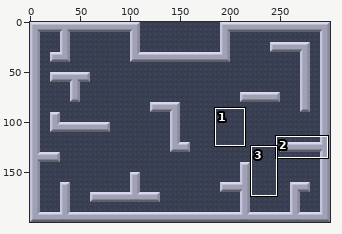
Edited in one commit: sprite sheet (Battle_Tanks/assets/maps/map4.png). Above: a wide view before the commit, with the close-up outlined.
Close-up. Old version:
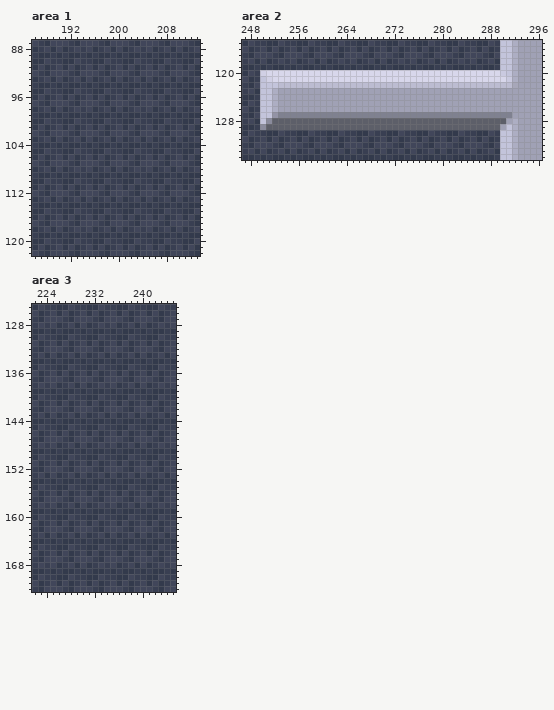
The file is 300x200 pixels. Colours within 5 levels of each other are drawn and written as one. Shown: area 1: x 186..213, y 87..122; area 2: x 247..296, y 115..134; area 3: x 222..245, y 125..172. The commit also changed other parts of the picture, which this record leaves out.
The same view after the edit:
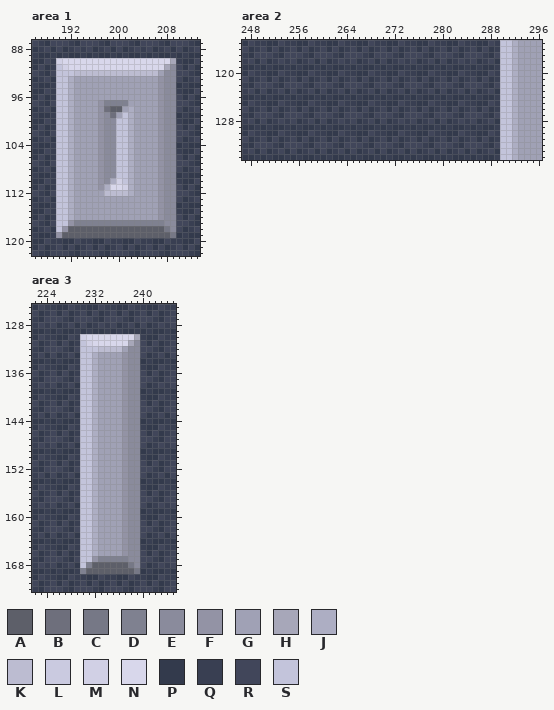
Palette (. is transparent): A #5d5f69  B #6e6f7c  C #767886  D #7f8190  E #8a8b9c  F #9393a5  G #a0a1b5  H #a7a7b9  J #adaec3  K #bcbcd1  L #cacae0  M #d1d0e5  N #d8d7eb  P #333a4c  Q #393f52  R #41465a  S #c3c4db
From old to new:
Area 1:
y 90: x 190..209 QPPRQQPPRQQPPRQQPPRQ -> MNNNNNNNNNNNNNNNNNNH
y 91: x 190..209 RPRPQRPRPQRPRPQRPRPQ -> SMNNNNNNNNNNNNNNNNHE
y 92: x 190..209 RRQPRRRQPRRRQPRRRQPR -> SSSKKKKKKKKKKKKKKGEE
y 93: x 190..209 RPQRPRPQRPRPQRPRPQRP -> SSJGGGGGGGGGGGGGGFEE
y 94: x 190..209 PQPPQPQPPQPQPPQPQPPQ -> SSJGGGGGGGGGGGGGGFEE
y 95: x 190..209 QPPRQQPPRQQPPRQQPPRQ -> SSJGGGGGGGGGGGGGGFEE
y 96: x 190..209 RPRPQRPRPQRPRPQRPRPQ -> SSJGGGGGGGGGGGGGGFEE
y 97: x 190..209 RRQPRRRQPRRRQPRRRQPR -> SSJGGGGFDDDDGGGGGFEE
y 98: x 190..209 RPQRQRPQRPRPQRQRPQRP -> SSJGGGGFBAAGJGGGGFEE
y 99: x 190..209 PQPPQPQPPQPQPPQPQPPQ -> SSJGGGGFEBGSJGGGGFEE
y 100: x 190..209 QPPRQQPPRQQPPRQQPPRQ -> SSJGGGGFEESSJGGGGFEE
y 101: x 190..209 RPRPQRPRPQRPRPQRPRPQ -> SSJGGGGFEESSJGGGGFEE
y 102: x 190..209 RRQPRRRQPRRRQPRRRQPR -> SSJGGGGFEESSJGGGGFEE
y 103: x 190..209 RPQRPRPQRPRPQRPRPQRP -> SSJGGGGFEESSJGGGGFEE
y 104: x 190..209 PQPPQPQPPQPQPPQPQPPQ -> SSJGGGGFEESSJGGGGFEE
y 105: x 190..209 QPPRQQPPRQQPPRQQPPRQ -> SSJGGGGFEESSJGGGGFEE
y 106: x 190..209 RPRPQRPRPQRPRPQRPRPQ -> SSJGGGGFEESSJGGGGFEE
y 107: x 190..209 RRQPRRRQPRRRQPRRRQPR -> SSJGGGGFEESSJGGGGFEE
y 108: x 190..209 RPQRQRPQRPRPQRQRPQRP -> SSJGGGGFEESSJGGGGFEE
y 109: x 190..209 PQPPQPQPPQPQPPQPQPPQ -> SSJGGGGFEESSJGGGGFEE
y 110: x 190..209 QPPRQQPPRQQPPRQQPPRQ -> SSJGGGGFEJMSJGGGGFEE
y 111: x 190..209 RPRPQRPRPQRPRPQRPRPQ -> SSJGGGGFJNNMJGGGGFEE
y 112: x 190..209 RRQPRRRQPRRRQPRRRQPR -> SSJGGGGGKKKKJGGGGFEE
y 113: x 190..209 RPQRPRPQRPRPQRPRPQRP -> SSJGGGGGGGGGGGGGGFEE
y 114: x 190..209 PQPPQPQPPQPQPPQPQPPQ -> SSJGGGGGGGGGGGGGGFEE
y 115: x 190..209 QPPRQQPPRQQPPRQQPPRQ -> SSJGGGGGGGGGGGGGGFEE
y 116: x 190..209 RPRPQRPRPQRPRPQRPRPQ -> SSJGGGGGGGGGGGGGGFEE
y 117: x 190..209 RRQPRRRQPRRRQPRRRQPR -> SSFDDDDDDDDDDDDDDDEE
y 118: x 190..209 RPQRQRPQRPRPQRQRPQRP -> SFAAAAAAAAAAAAAAAACE
y 119: x 190..209 PQPPQPQPPQPQPPQPQPPQ -> FAAAAAAAAAAAAAAAAAAC
Area 2:
y 120: x 250..290 MNNNNNNNNNNNNNNNNNNNNNNNNNNNNNNNNNNNNNNNL -> QPPRQQPPRQQPPRQQPPRQQPPRQQPPRQQPPRQQPPRQS
y 121: x 250..291 SMNNNNNNNNNNNNNNNNNNNNNNNNNNNNNNNNNNNNNNNL -> RPRPQRPRPQRPRPQRPRPQRPRPQRPRPQRPRPQRPRPQSS
y 122: x 250..292 SSSKKKKKKKKKKKKKKKKKKKKKKKKKKKKKKKKKKKKKKKH -> RRQPRRRQPRRRQPRRRQPRRRQPRRRQPRRRQPRRRQPRSSJ
y 123: x 250..292 SSJGGGGGGGGGGGGGGGGGGGGGGGGGGGGGGGGGGGGGGGG -> RPQRPRPQRPRPQRPRPQRPRPQRPRPQRPRPQRPRPQRPSSJ
y 124: x 250..292 SSJGGGGGGGGGGGGGGGGGGGGGGGGGGGGGGGGGGGGGGGG -> PQPPQPQPPQPQPPQPQPPQPQPPQPQPPQPQPPQPQPPQSSJ
y 125: x 250..292 SSJGGGGGGGGGGGGGGGGGGGGGGGGGGGGGGGGGGGGGGGG -> QPPRQQPPRQQPPRQQPPRQQPPRQQPPRQQPPRQQPPRQSSJ
y 126: x 250..292 SSJGGGGGGGGGGGGGGGGGGGGGGGGGGGGGGGGGGGGGGGG -> RPRPQRPRPQRPRPQRPRPQRPRPQRPRPQRPRPQRPRPQSSJ
y 127: x 250..292 SSFDDDDDDDDDDDDDDDDDDDDDDDDDDDDDDDDDDDDDDDG -> RRQPRRRQPRRRQPRRRQPRRRQPRRRQPRRRQPRRRQPRSSJ
y 128: x 250..291 SEAAAAAAAAAAAAAAAAAAAAAAAAAAAAAAAAAAAAAAAG -> RPQRQRPQRPRPQRQRPQRPRPQRQRPQRPRPQRQRPQRPSS
y 129: x 250..290 EAAAAAAAAAAAAAAAAAAAAAAAAAAAAAAAAAAAAAAAG -> PQPPQPQPPQPQPPQPQPPQPQPPQPQPPQPQPPQPQPPQS
Area 3:
y 130: x 230..239 QPPRQQPPRQ -> MNNNNNNNNH
y 131: x 230..239 RPRPQRPRPQ -> SMNNNNNNHE
y 132: x 230..239 RRQPRRRQPR -> SSSKKKKGEE
y 133: x 230..239 RPQRPRPQRP -> SSJGGGGFEE
y 134: x 230..239 PQPPQPQPPQ -> SSJGGGGFEE
y 135: x 230..239 QPPRQQPPRQ -> SSJGGGGFEE
y 136: x 230..239 RPRPQRPRPQ -> SSJGGGGFEE
y 137: x 230..239 RRQPRRRQPR -> SSJGGGGFEE
y 138: x 230..239 RPQRQRPQRP -> SSJGGGGFEE
y 139: x 230..239 PQPPQPQPPQ -> SSJGGGGFEE
y 140: x 230..239 QPPRQQPPRQ -> SSJGGGGFEE
y 141: x 230..239 RPRPQRPRPQ -> SSJGGGGFEE
y 142: x 230..239 RRQPRRRQPR -> SSJGGGGFEE
y 143: x 230..239 RPQRPRPQRP -> SSJGGGGFEE
y 144: x 230..239 PQPPQPQPPQ -> SSJGGGGFEE
y 145: x 230..239 QPPRQQPPRQ -> SSJGGGGFEE
y 146: x 230..239 RPRPQRPRPQ -> SSJGGGGFEE
y 147: x 230..239 RRQPRRRQPR -> SSJGGGGFEE
y 148: x 230..239 RPQRQRPQRP -> SSJGGGGFEE
y 149: x 230..239 PQPPQPQPPQ -> SSJGGGGFEE
y 150: x 230..239 QPPRQQPPRQ -> SSJGGGGFEE
y 151: x 230..239 RPRPQRPRPQ -> SSJGGGGFEE
y 152: x 230..239 RRQPRRRQPR -> SSJGGGGFEE
y 153: x 230..239 RPQRPRPQRP -> SSJGGGGFEE
y 154: x 230..239 PQPPQPQPPQ -> SSJGGGGFEE
y 155: x 230..239 QPPRQQPPRQ -> SSJGGGGFEE
y 156: x 230..239 RPRPQRPRPQ -> SSJGGGGFEE
y 157: x 230..239 RRQPRRRQPR -> SSJGGGGFEE
y 158: x 230..239 RPQRQRPQRP -> SSJGGGGFEE
y 159: x 230..239 PQPPQPQPPQ -> SSJGGGGFEE
y 160: x 230..239 QPPRQQPPRQ -> SSJGGGGFEE
y 161: x 230..239 RPRPQRPRPQ -> SSJGGGGFEE
y 162: x 230..239 RRQPRRRQPR -> SSJGGGGFEE
y 163: x 230..239 RPQRPRPQRP -> SSJGGGGFEE
y 164: x 230..239 PQPPQPQPPQ -> SSJGGGGFEE
y 165: x 230..239 QPPRQQPPRQ -> SSJGGGGFEE
y 166: x 230..239 RPRPQRPRPQ -> SSJGGGGFEE
y 167: x 230..239 RRQPRRRQPR -> SSFDDDDDEE
y 168: x 230..239 RPQRQRPQRP -> SDAAAAAACE
y 169: x 230..239 PQPPQPQPPQ -> DAAAAAAAAC
Boxes around the changes in both close-ups, in picture pixels (x1, y1, x2, y2):
changed: (56, 58, 176, 238)
changed: (260, 70, 518, 130)
changed: (80, 334, 140, 574)
